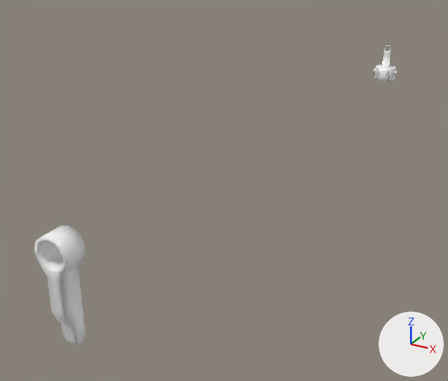
Before and after pictures for a commit that changed the FBX model Assets/6v6Shooter/Meshes/Weapons/Primary Weapons/AR/[Assault rifle] SCAR-Enforcer 557/Sight - Default (SCAR-Enforcer 557).fbx.
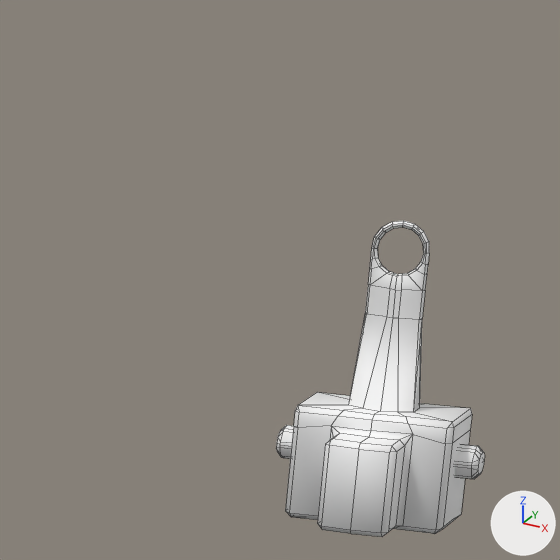
Old and new are each drawn whole from a 50 mm lens placed at (0.1533, -0.5068, 0.1442), pointed at (-0.0337, -0.1667, -0.0258) and again close up on the part from 76% to 91% of the width and 5% to 22% of the height. Arrows for +X, +Y and +Z are at lower right; the lights stay in place. The close-ups show mesh edges as thin lines. Where no turn or scale is listed for an object, it has been applied to the vertices.

Objects in the first close-up: 'Sight - Default (SCAR-Enforcer 557)'.
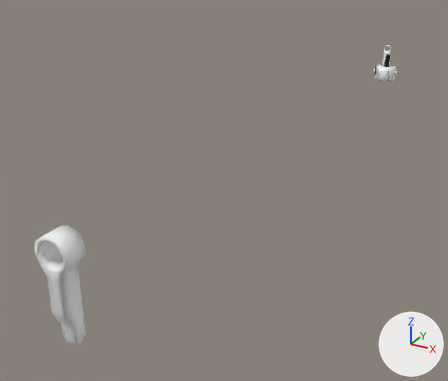
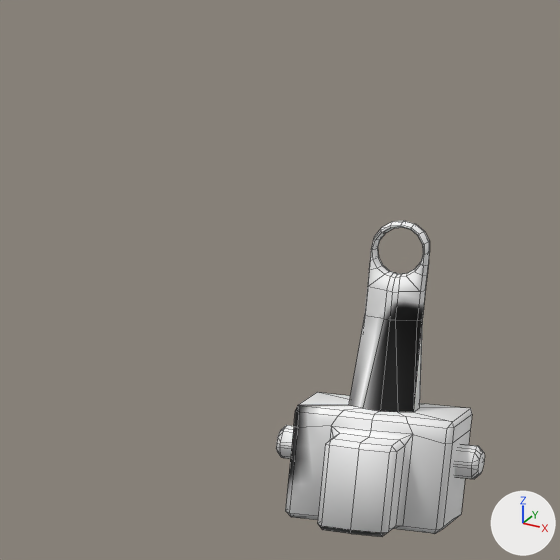
The newer file is also turned or shifted as a whole; pictures and numbers use the older file's frame.

What differs and where, as boxes (x1, y1, x2, y2) in the close-ups (560 x 560 px; the box of a moved part takes in the faces that stretch with it):
'Sight - Default (SCAR-Enforcer 557)', reshaped, surface changed (white to grey)
    both: (276, 221, 485, 537)
part 1 of me_sight___default__scar_enforcer_557, moved or reshaped
    before: (349, 221, 429, 412)
    after: (349, 221, 430, 412)
part 2 of me_sight___default__scar_enforcer_557, surface changed
    before: (276, 248, 485, 537)
    after: (276, 245, 485, 537)

The change, as a diff of the scene's bpy script:
```diff
--- a/Assets/6v6Shooter/Meshes/Weapons/Primary Weapons/AR/[Assault rifle] SCAR-Enforcer 557/Sight - Default (SCAR-Enforcer 557).fbx.py
+++ b/Assets/6v6Shooter/Meshes/Weapons/Primary Weapons/AR/[Assault rifle] SCAR-Enforcer 557/Sight - Default (SCAR-Enforcer 557).fbx.py
@@ me_sight___default__scar_enforcer_557 @@
 me_sight___default__scar_enforcer_557.from_pydata(...)  # 454 vertices, 469 faces; spans x -0.011..0.012, y -0.362..0.103, z -0.014..0.038
 # used by ob_sight___default__scar_enforcer_557; location = (0.0, 0.0, 0.0)
+# me_sight___default__scar_enforcer_557 part 1: 82 of the vertices in x -0.003..0.003, y 0.098..0.099, z 0.022..0.032 are scaled about their middle by (1, 4.1, 1)
+# me_sight___default__scar_enforcer_557 part 2: texture (UV) coordinates of 469 of 469 faces, centred in x -0.011..0.012, y -0.362..0.103, z -0.014..0.037, changed; they spanned u 0.0..0.48, v 0.26..0.72 and now span u 0.05..0.54, v 0.45..0.95
 me_sight___default__scar_enforcer_557.materials.append(mat_m_scar)
```
